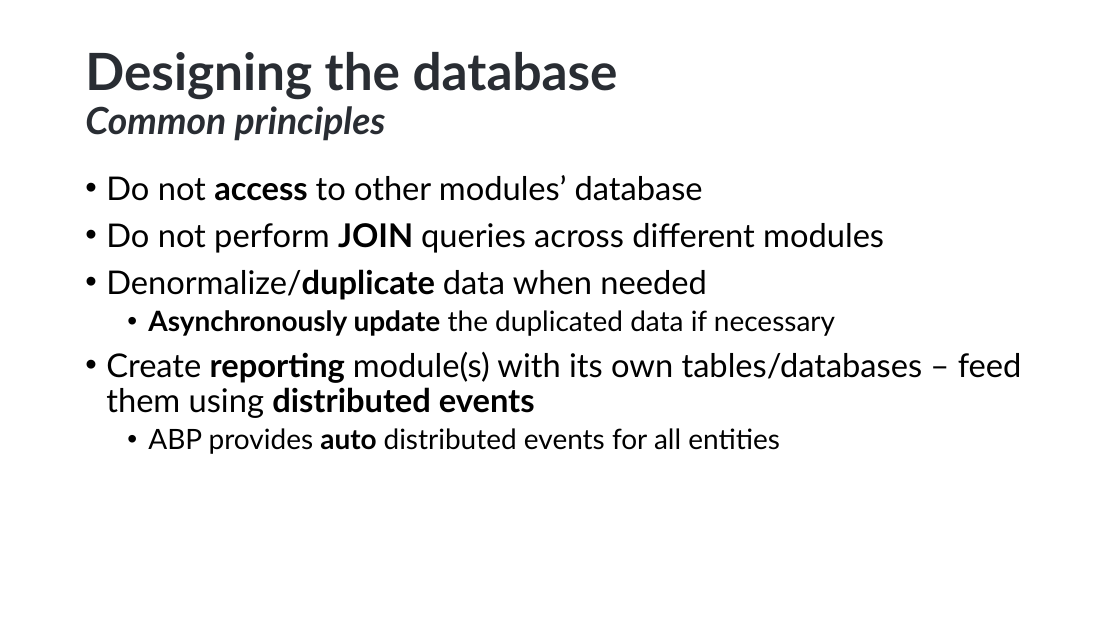
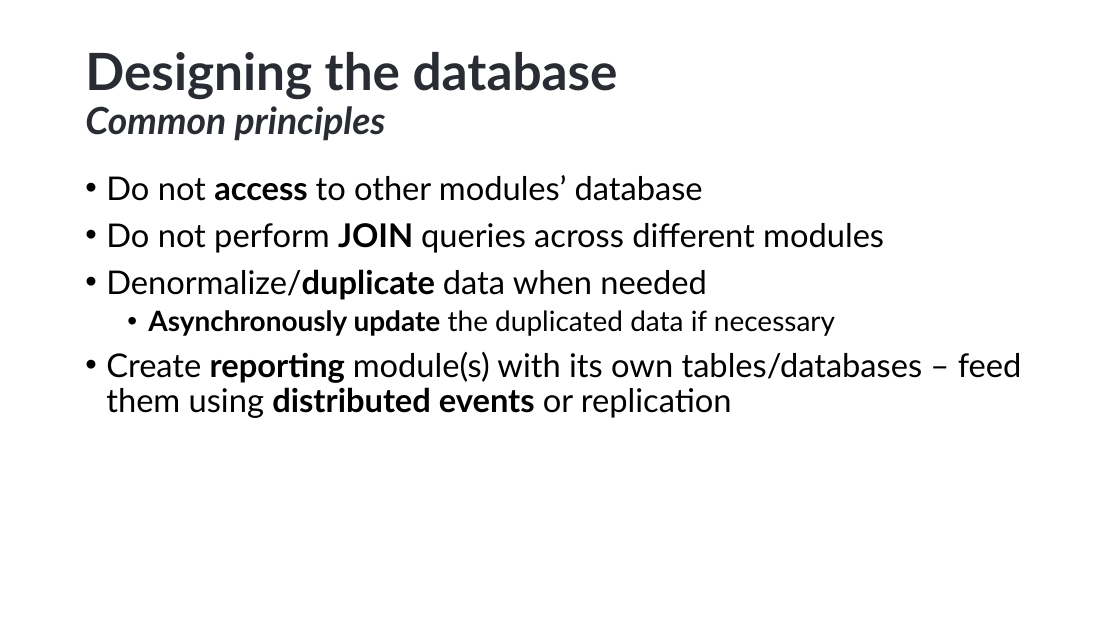
Before and after one commit to hikalkan/presentations, a slide deck: slide 22 of 2025-04-16 Roma Designing Monolith First For Microservices/Monolith First Presentation 1 - short.pptx (slide 25 before the commit). Drawn at 1120x630 pixels with LibreOffice and Linux fonts; fonts in the diff are those of the drawing; background and template pictures are left out. Boxes give left, top, right and bottom in pixels: in the first picture for what was removed or moved away, otherwise in the second. Text is boxed around its words. In the diff, an @@ line names an element or a change of style, - is before the commit and + after.

```diff
--- a/2025-04-16 Roma Designing Monolith First For Microservices/Monolith First Presentation 1 - short.pptx
+++ b/2025-04-16 Roma Designing Monolith First For Microservices/Monolith First Presentation 1 - short.pptx
@@ text at (106, 352, 1022, 418): text changed @@
-• Create reporting module(s) with its own tables/databases – feed them using distributed events
-  • ABP provides auto distributed events for all entities
+• Create reporting module(s) with its own tables/databases – feed them using distributed events or replication
```
Also in this commit, not shown: 3 other slides changed, 5 slides removed.
